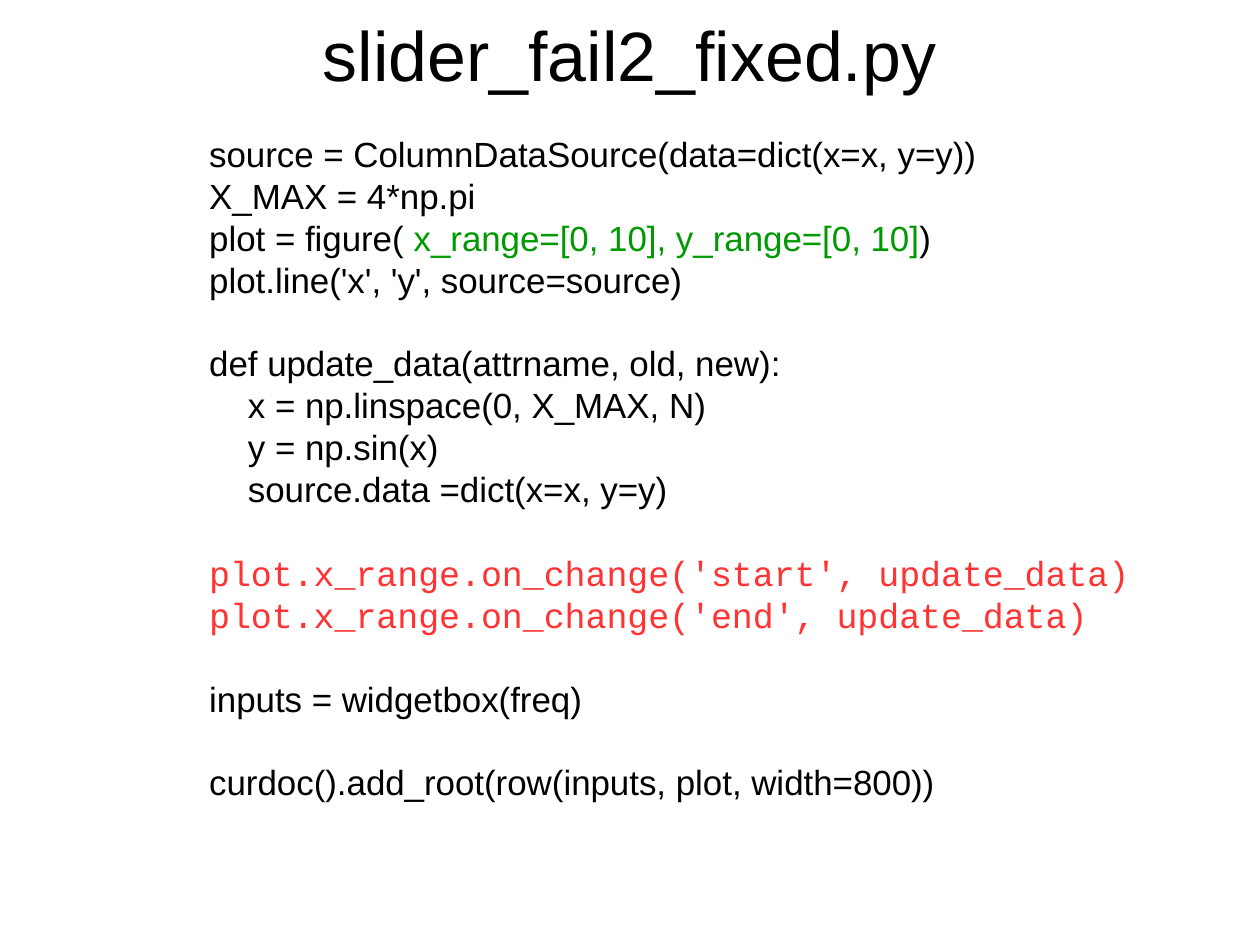
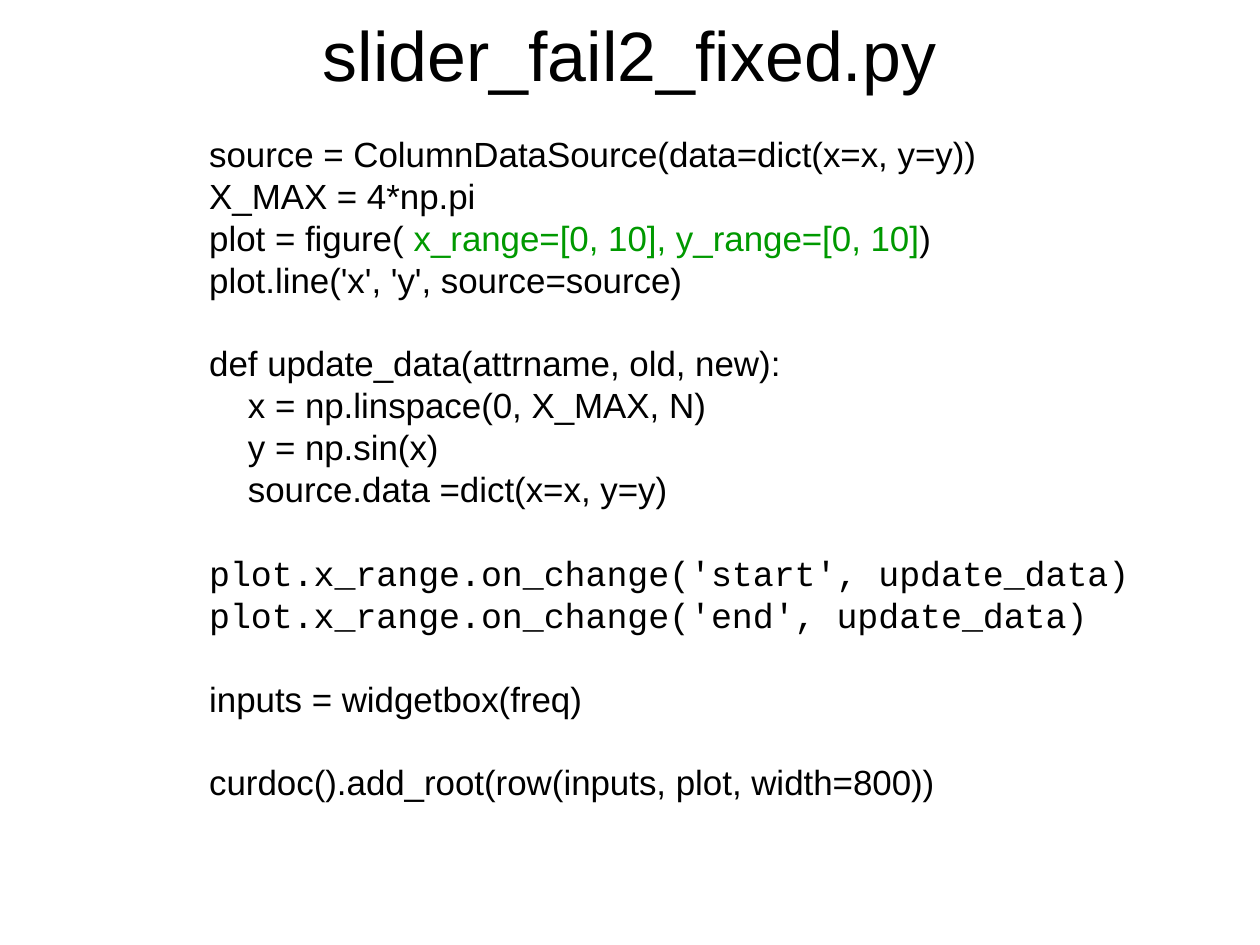
Before and after one commit to Inqbus/python_summit, a slide deck: slide 61 of vortrag/bokeh_sandra.odp (slide 60 before the commit). Drawn at 1260x945 pixels with LibreOffice and Linux fonts; fonts in the diff are those of the drawing. Boxes give left, top, right and bottom in pixels: in the first picture for what was removed or moved away, otherwise in the second. Text is boxed around its words. In the diff, an @@ line names an element or a change of style, - is before the commit and + after.

```diff
--- a/vortrag/bokeh_sandra.odp
+++ b/vortrag/bokeh_sandra.odp
@@ text at (x1=209, y1=561, x2=1129, y2=636): text colour #FF3333 to #000000 in "plot.x_range.on_change('start', update_data)", "plot.x_range.on_change('end', update_data)" @@
```
Also in this commit, not shown: 7 other slides changed, 3 slides added, 3 other files.
